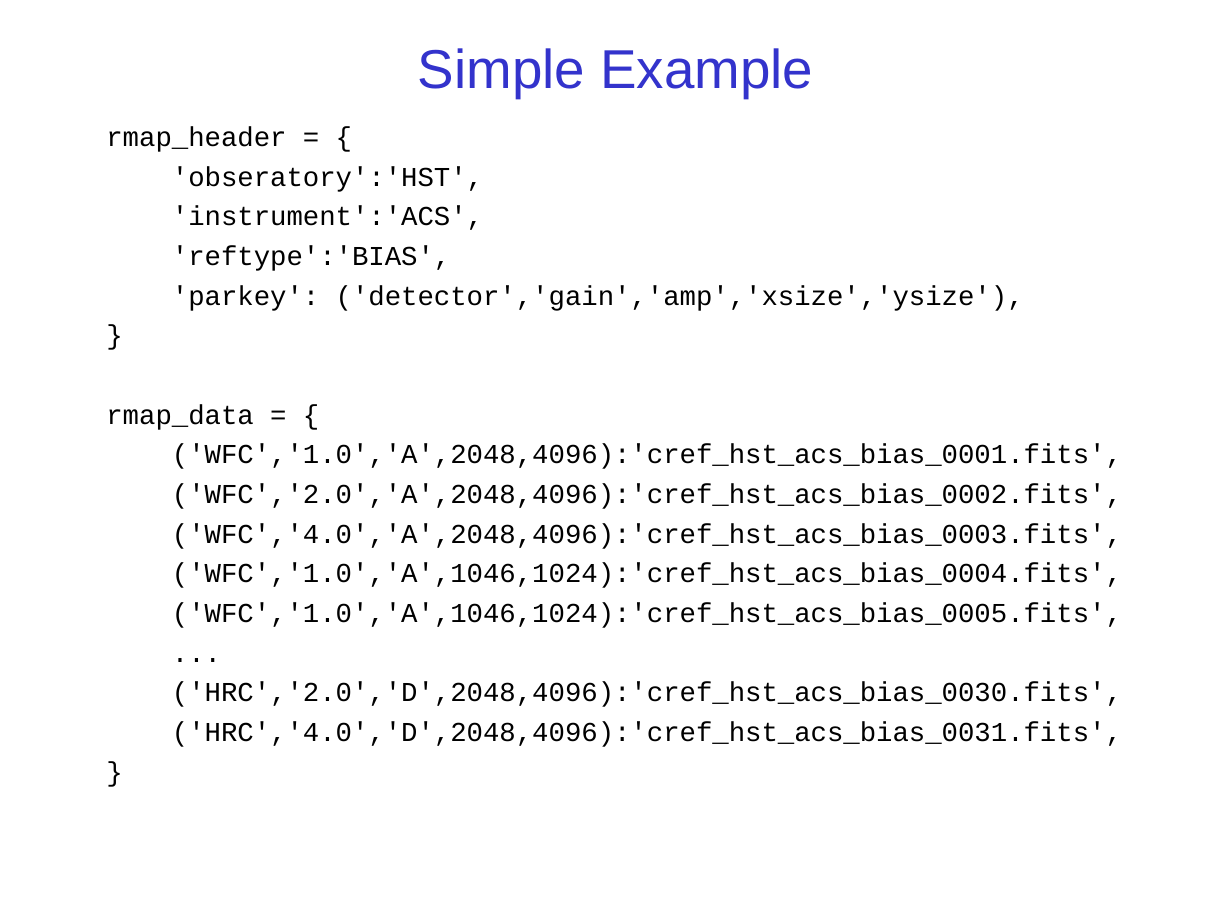
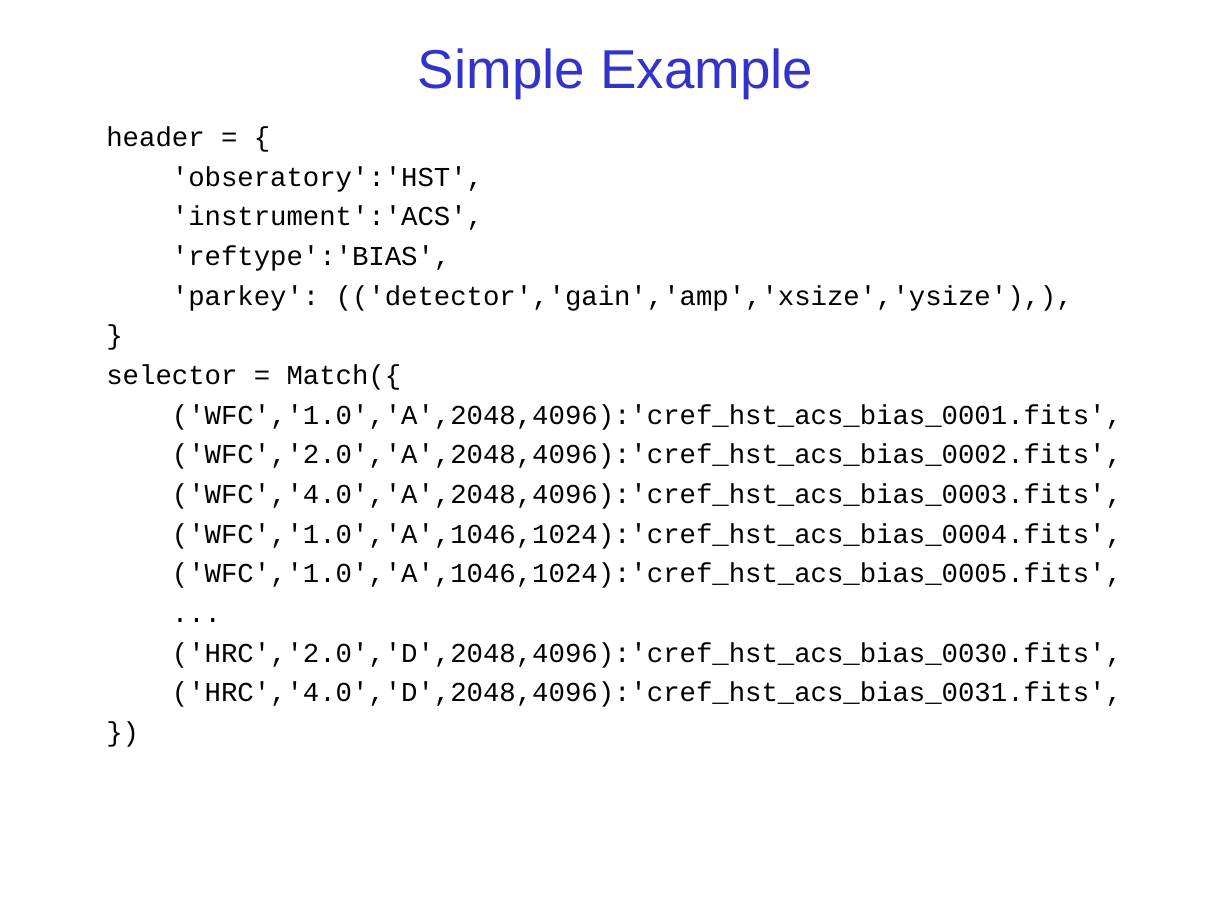
Before and after one commit to spacetelescope/crds, a slide deck: slide 9 of docs/CRDSforACM.ppt. Drawn at 1232x924 pixels with LibreOffice and Linux fonts; fonts in the diff are those of the drawing; background and template pictures are left out. Boxes give left, top, right and bottom in pixels: in the first picture for what was removed or moved away, otherwise in the second. Text is boxed around its words. In the diff, an @@ line names an element or a change of style, - is before the commit and + after.

Commit message:
Updated CRDSforACM presentation for current rmap format.

```diff
--- a/docs/CRDSforACM.ppt
+++ b/docs/CRDSforACM.ppt
@@ text at (106, 127, 1122, 707): text changed @@
-}
+})
@@ text at (106, 127, 204, 147): text changed @@
-rmap_header = {
+header = {
@@ text at (172, 285, 1073, 311): text changed @@
-'parkey': ('detector','gain','amp','xsize','ysize'),
+'parkey': (('detector','gain','amp','xsize','ysize'),),
@@ text at (106, 365, 402, 390): text changed @@
-rmap_data = {
+selector = Match({
```
Also in this commit, not shown: 7 other slides changed.
